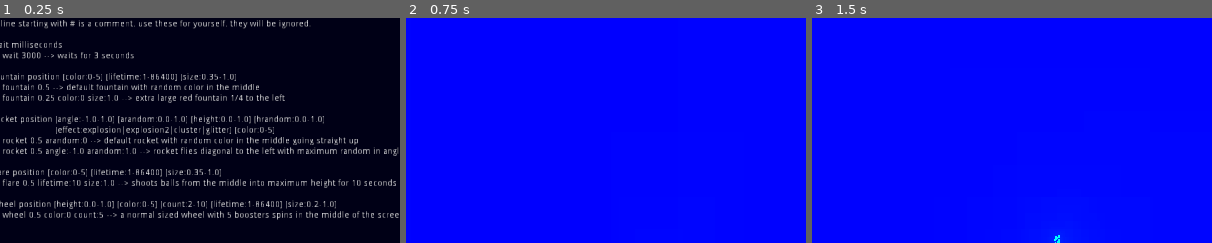
Above: before the commit, frames 1-3 (left to right).
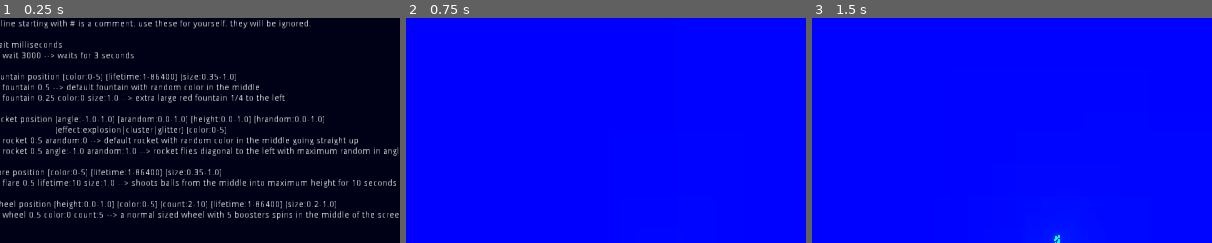
Above: after the commit, the same moments.

Repository: hinek/fireworks2020
Game: Godot game, scene res://SetupScreen.tscn
Two runs of this game, one before a commit and one after it. Both use one fixed random seed, a clock stepped at 60 frames per second and the inputs below.
Inputs:
- Up to frame 1 (0.25 s): no input
- Up to frame 2 (0.75 s): click "<-- Start this show" at 0.5 s
- Up to frame 3 (1.5 s): tap Enter at 1.25 s
The pictures show only the part of the screen within x 49-99%, y 46-96%; the shares and areas given below are measured in that part.

The runs differ from the first frame. In frame 1, 0.6% of the frame differs, in the area x 31-69%, y 48-52%; in frame 2, nothing differs; in frame 3, nothing differs.

Commit message:
Fixed bug in release mode and removed ring explosion

Diff:
--- a/game/SetupScreen.tscn
+++ b/game/SetupScreen.tscn
@@ -134,7 +134,7 @@
     fountain 0.25 color:0 size:1.0 --> extra large red fountain 1/4 to the left
 
 rocket position [angle:-1.0-1.0] [arandom:0.0-1.0] [height:0.0-1.0] [hrandom:0.0-1.0]
-                         [effect:explosion|explosion2|cluster|glitter] [color:0-5]
+                         [effect:explosion|cluster|glitter] [color:0-5]
     rocket 0.5 arandom:0 --> default rocket with random color in the middle going straight up
     rocket 0.5 angle:-1.0 arandom:1.0 --> rocket flies diagonal to the left with maximum random in angle
 
--- a/game/fireworks/Cluster.gd
+++ b/game/fireworks/Cluster.gd
@@ -6,7 +6,7 @@
 
 
 var second_stage_type = load("res://fireworks/ClusterSecondStage.tscn")
-var explosion_type = load("res://fireworks/Explosion2.tscn")
+var explosion_type = load("res://fireworks/Explosion.tscn")
 var initial_child_count = 0
 
 
--- a/game/fireworks/Explosion.tscn
+++ b/game/fireworks/Explosion.tscn
@@ -1,26 +1,24 @@
 [gd_scene load_steps=4 format=2]
 
 [ext_resource path="res://fireworks/Explosion.gd" type="Script" id=1]
-[ext_resource path="res://sfx/firework_explosion_002.wav" type="AudioStream" id=2]
-
-[sub_resource type="Gradient" id=1]
-offsets = PoolRealArray( 0, 0.695364, 1 )
-colors = PoolColorArray( 1, 0, 0, 1, 1, 0, 0, 1, 1, 1, 1, 0 )
+[ext_resource path="res://colors/0.tres" type="Gradient" id=2]
+[ext_resource path="res://sfx/firework_explosion_002.wav" type="AudioStream" id=3]
 
 [node name="Explosion" type="Node2D"]
 script = ExtResource( 1 )
 
 [node name="Particles" type="CPUParticles2D" parent="."]
-amount = 300
+amount = 600
 lifetime = 2.0
 explosiveness = 0.95
+direction = Vector2( 0, 0 )
 spread = 180.0
 initial_velocity = 200.0
-initial_velocity_random = 0.3
+initial_velocity_random = 0.9
 damping = 50.0
 scale_amount = 3.0
 scale_amount_random = 1.0
-color_ramp = SubResource( 1 )
+color_ramp = ExtResource( 2 )
 hue_variation = 0.15
 hue_variation_random = 0.5
 __meta__ = {
@@ -28,4 +26,5 @@
 }
 
 [node name="AudioStreamPlayer" type="AudioStreamPlayer" parent="."]
-stream = ExtResource( 2 )
+stream = ExtResource( 3 )
+pitch_scale = 0.5
--- a/game/fireworks/Explosion2.tscn
+++ /dev/null
@@ -1,30 +0,0 @@
-[gd_scene load_steps=4 format=2]
-
-[ext_resource path="res://fireworks/Explosion.gd" type="Script" id=1]
-[ext_resource path="res://colors/0.tres" type="Gradient" id=2]
-[ext_resource path="res://sfx/firework_explosion_002.wav" type="AudioStream" id=3]
-
-[node name="Explosion" type="Node2D"]
-script = ExtResource( 1 )
-
-[node name="Particles" type="CPUParticles2D" parent="."]
-amount = 600
-lifetime = 2.0
-explosiveness = 0.95
-direction = Vector2( 0, 0 )
-spread = 180.0
-initial_velocity = 200.0
-initial_velocity_random = 0.9
-damping = 50.0
-scale_amount = 3.0
-scale_amount_random = 1.0
-color_ramp = ExtResource( 2 )
-hue_variation = 0.15
-hue_variation_random = 0.5
-__meta__ = {
-"_editor_description_": ""
-}
-
-[node name="AudioStreamPlayer" type="AudioStreamPlayer" parent="."]
-stream = ExtResource( 3 )
-pitch_scale = 0.5
--- a/game/fireworks/Rocket.gd
+++ b/game/fireworks/Rocket.gd
@@ -7,7 +7,7 @@
 export var height_modifier_percent = 0.8   # 0.0 = min height / 1.0 = max height
 export var height_random_percent = 0.5     # 0.0 = no random / 1.0 = max random
 
-export var effect_name = "Explosion2"
+export var effect_name = "explosion"
 export var effect_color_set = -1           # -1 == random
 export var effect_lifetime_seconds = 2     # 0.5 .. 5.0
 
@@ -39,7 +39,7 @@
 
 func _process(delta):
 	if linear_velocity.y > -100:
-		var effect = load("res://fireworks/" + effect_name + ".tscn").instance()
+		var effect = load("res://fireworks/" + effect_name.capitalize() + ".tscn").instance()
 		effect.position = position
 		if "color_set" in effect:
 			effect.color_set = effect_color_set
--- a/game/project.godot
+++ b/game/project.godot
@@ -27,6 +27,7 @@
 
 window/size/width=1280
 window/size/height=720
+window/size/fullscreen=true
 window/stretch/mode="2d"
 window/stretch/aspect="keep"
 
Not shown, changed: releases/itch.io/index.pck
Not shown, changed: releases/itch.io/itch.io.zip
Not shown, changed: releases/win/Fireworks2020.pck
Not shown, changed: releases/win/fireworks-2020-win.zip
